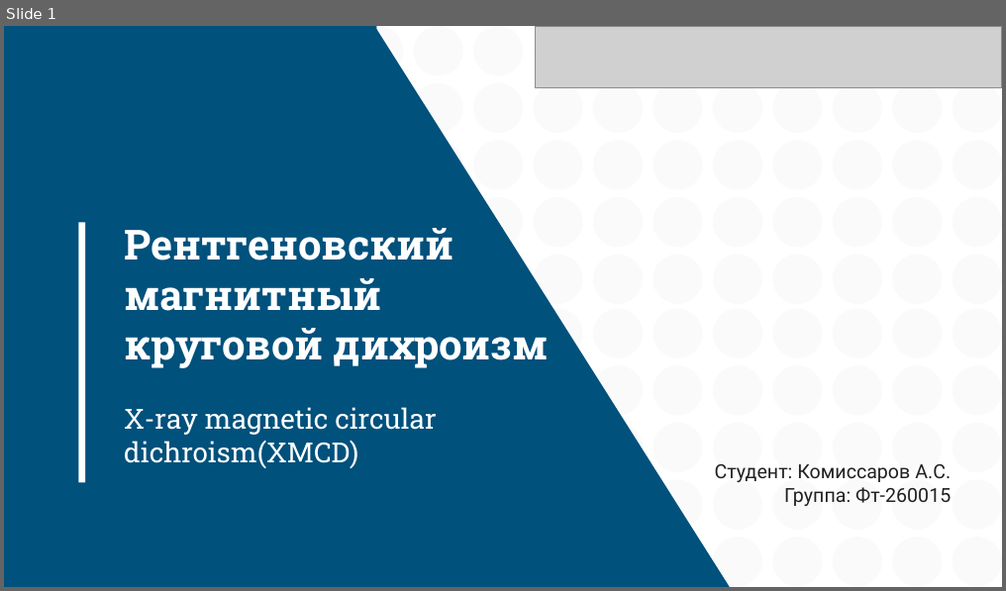
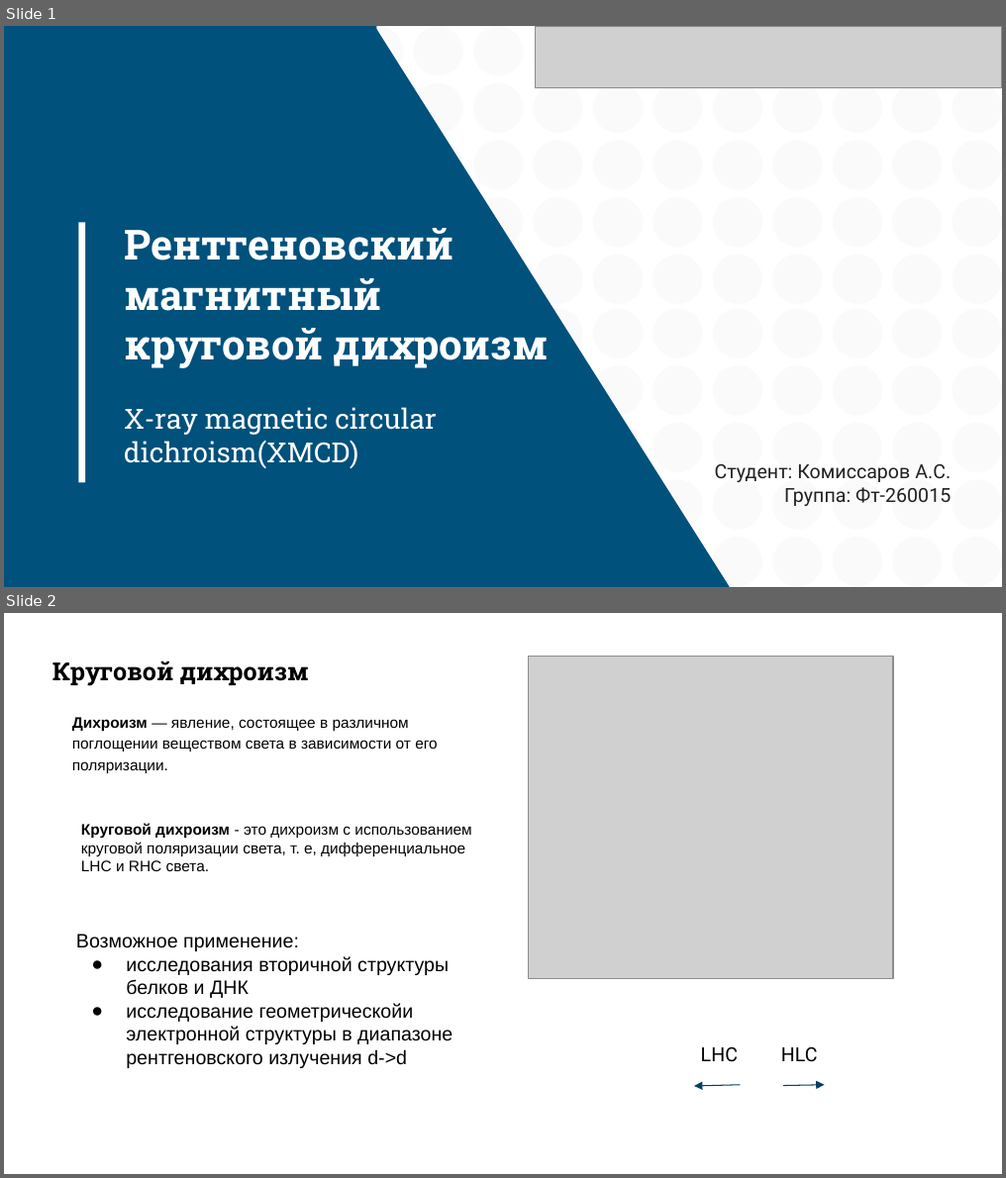
Before and after one commit to disDeal/xmcd_rs, a slide deck: slides/xmcd.pptx. Shown one above the other, each under a label of ours: slide 1 before the commit, slides 1 and 2 after it. The pictures are 1006x591 and 1006x1178 pixels, drawn with LibreOffice and Linux fonts; fonts in the diff are those of the drawing; grey boxes stand for pictures. Boxes give left, top, right and bottom in pixels: in the first picture for what was removed or moved away, otherwise in the second. Text is boxed around its words. In the diff, an @@ line names an element or a change of style, - is before the commit and + after.

```diff
--- a/slides/xmcd.pptx
+++ b/slides/xmcd.pptx
@@ slide 2 added at [4, 613, 1002, 1174], background #FFFFFF @@
@@ text added at [53, 661, 309, 686], 18 pt, text #000000, bold @@
+Круговой дихроизм
@@ picture added at [528, 656, 893, 978] @@
@@ text added at [72, 717, 437, 773], 11 pt, text #000000 @@
+Дихроизм — явление, состоящее в различном поглощении веществом света в зависимости от его поляризации.
@@ text added at [81, 823, 471, 871], 11 pt, text #000000 @@
+Круговой дихроизм - это дихроизм с использованием круговой поляризации света, т. е, дифференциальное LHC и RHC света.
@@ text added at [76, 934, 452, 1068], 14 pt, text #000000 @@
+Возможное применение:
+● исследования вторичной структуры белков и ДНК
+● исследование геометрическойи электронной структуры в диапазоне рентгеновского излучения d->d
@@ text added at [701, 1048, 818, 1062], 14 pt, text #000000 @@
+LHC HLC
@@ arrow added from (740, 1085) to (695, 1086), #004065 0.75 pt @@
@@ arrow added from (783, 1086) to (825, 1085), #004065 0.75 pt @@
```
Also in this commit, not shown: 1 slide changed, 6 other slides added, 4 slides removed, 7 other files.
